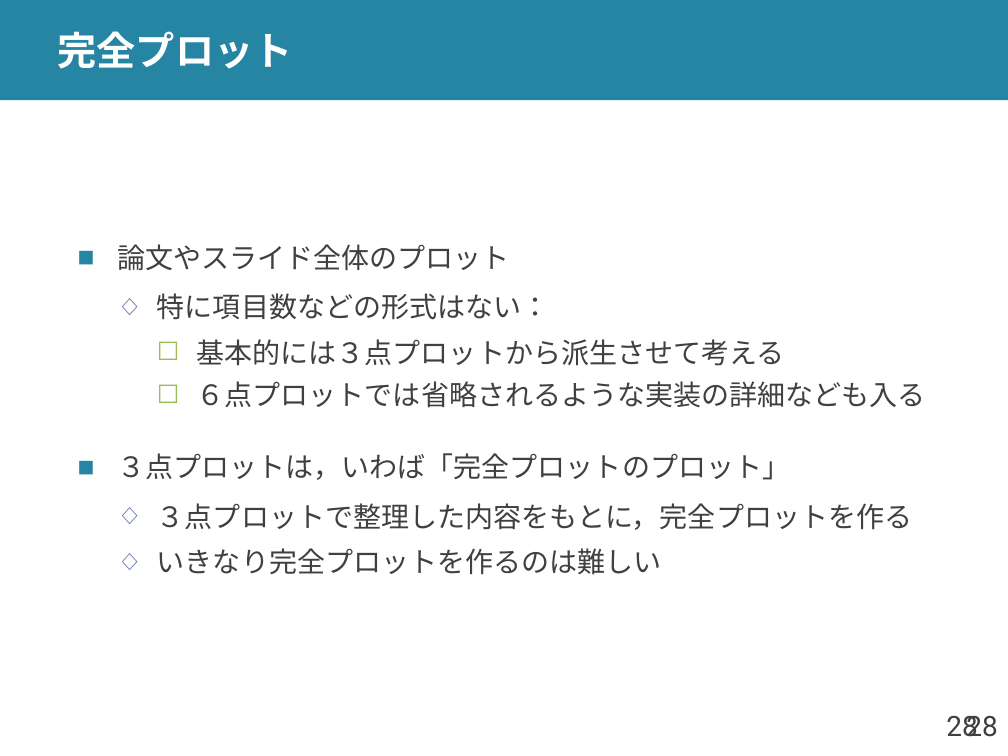
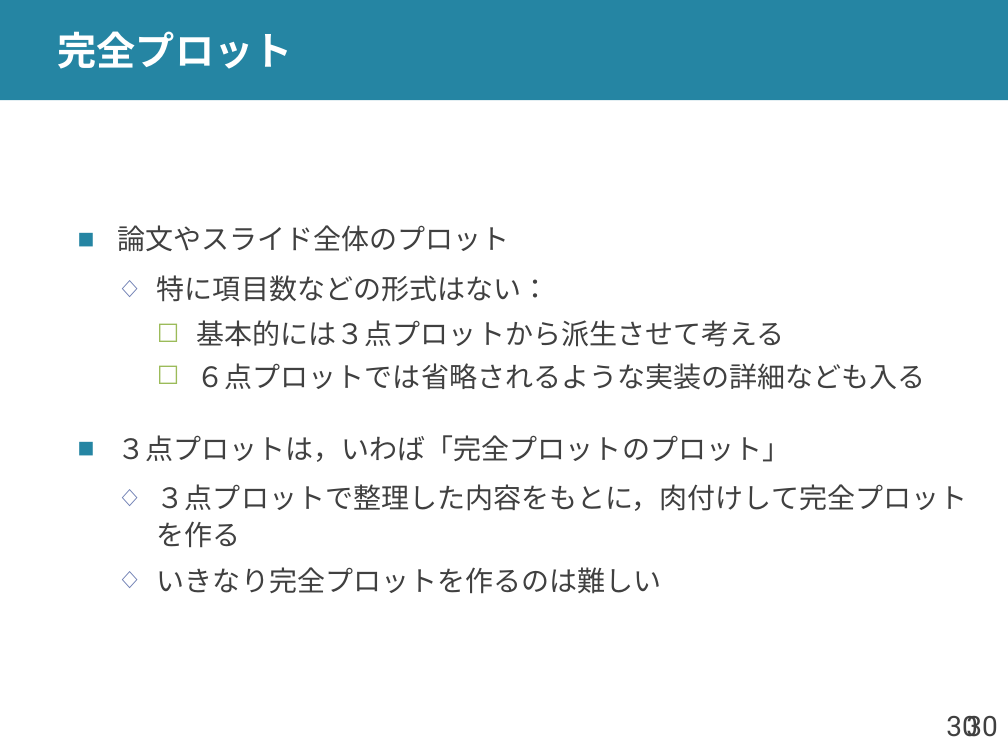
Before and after one commit to shioya-lab/how-to, a slide deck: slide 30 of plot.pptx (slide 28 before the commit). Drawn at 1008x756 pixels with LibreOffice and Linux fonts; fonts in the diff are those of the drawing. Boxes give left, top, right and bottom in pixels: in the first picture for what was removed or moved away, otherwise in the second. Text is boxed around its words. In the diff, an @@ line names an element or a change of style, - is before the commit and + after.

Commit message:
プロットを更新

```diff
--- a/plot.pptx
+++ b/plot.pptx
@@ text at (157,484,968,548): text changed @@
-  ◇ ３点プロットで整理した内容をもとに，完全プロットを作る
+  ◇ ３点プロットで整理した内容をもとに，肉付けして完全プロットを作る
@@ page number at (946,716,977,737): text changed @@
-28
+30
@@ page number at (966,716,997,737): text changed @@
-28
+30
```
Also in this commit, not shown: 14 other slides changed, 4 slides added, 1 other file.
